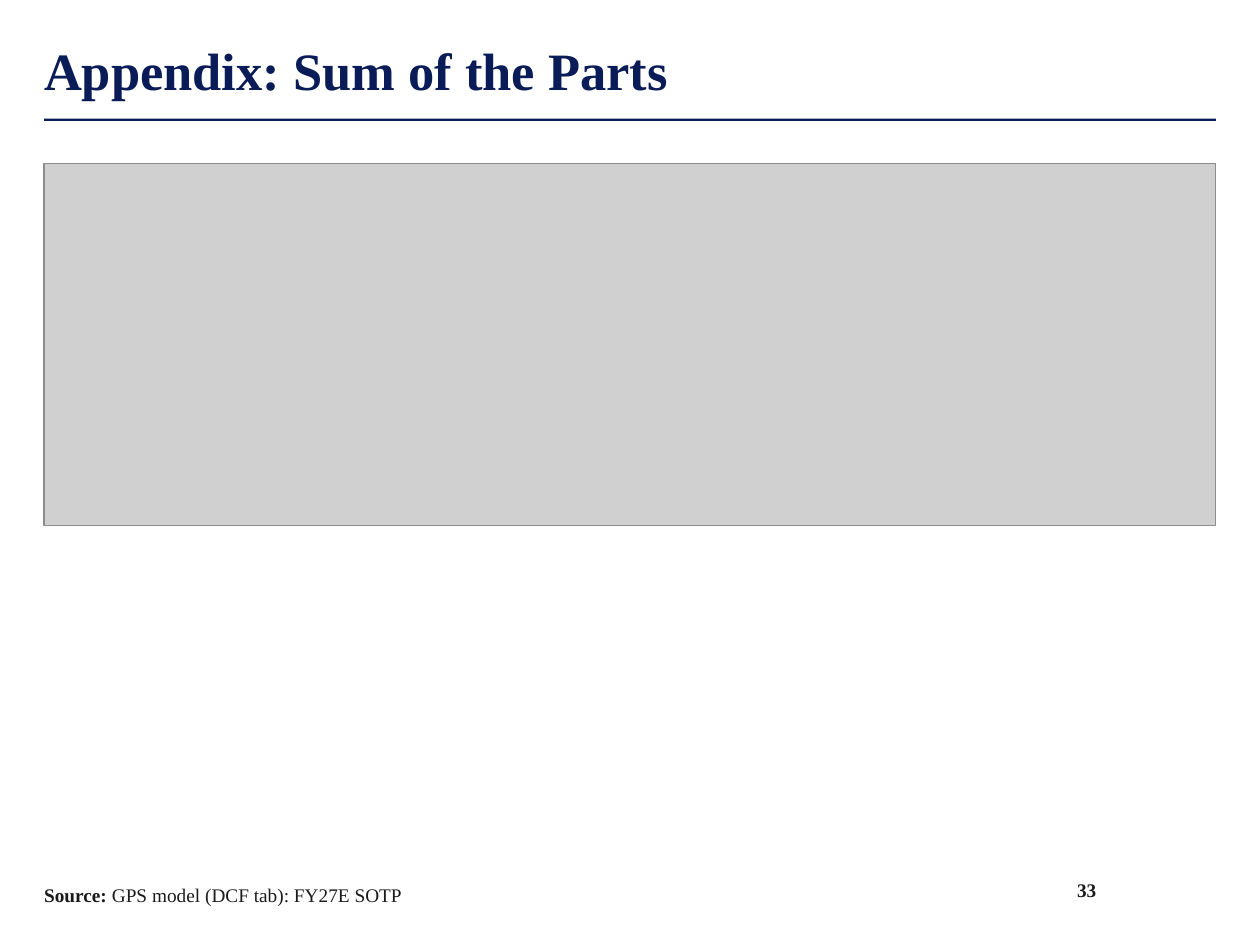
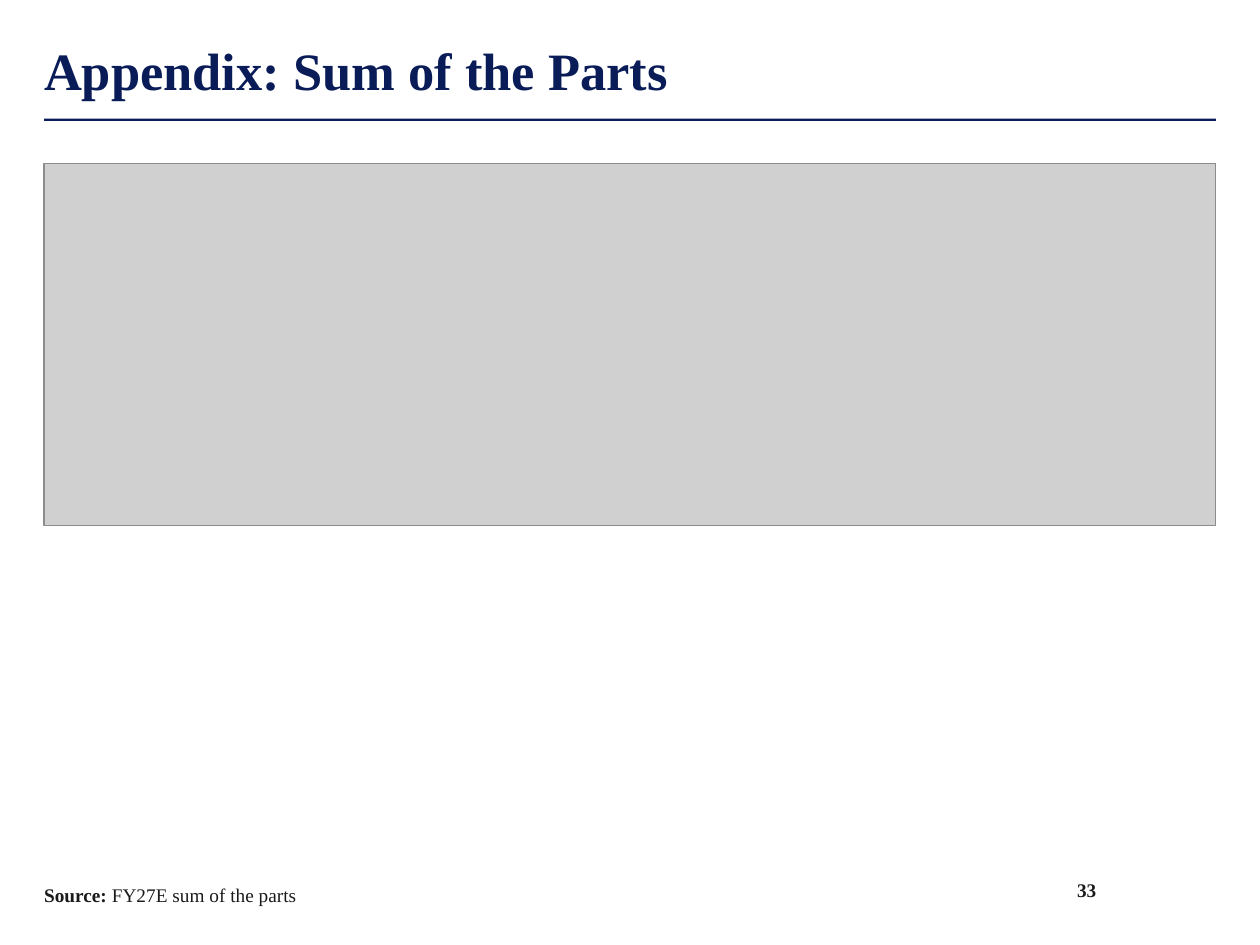
Before and after one commit to maxlsmls-dot/SPOT, a slide deck: slide 33 of deck/FTAI_Long_Pitch.pptx. Drawn at 1260x945 pixels with LibreOffice and Linux fonts; fonts in the diff are those of the drawing; grey boxes stand for pictures; background and template pictures are left out. Boxes give left, top, right and bottom in pixels: in the first picture for what was removed or moved away, otherwise in the second. Text is boxed around its words. In the diff, an @@ line names an element or a change of style, - is before the commit and + after.

```diff
--- a/deck/FTAI_Long_Pitch.pptx
+++ b/deck/FTAI_Long_Pitch.pptx
@@ text at (44,888,296,906): text changed @@
-Source: GPS model (DCF tab): FY27E SOTP
+Source: FY27E sum of the parts
```
Also in this commit, not shown: 25 other slides changed, 1 other file.
